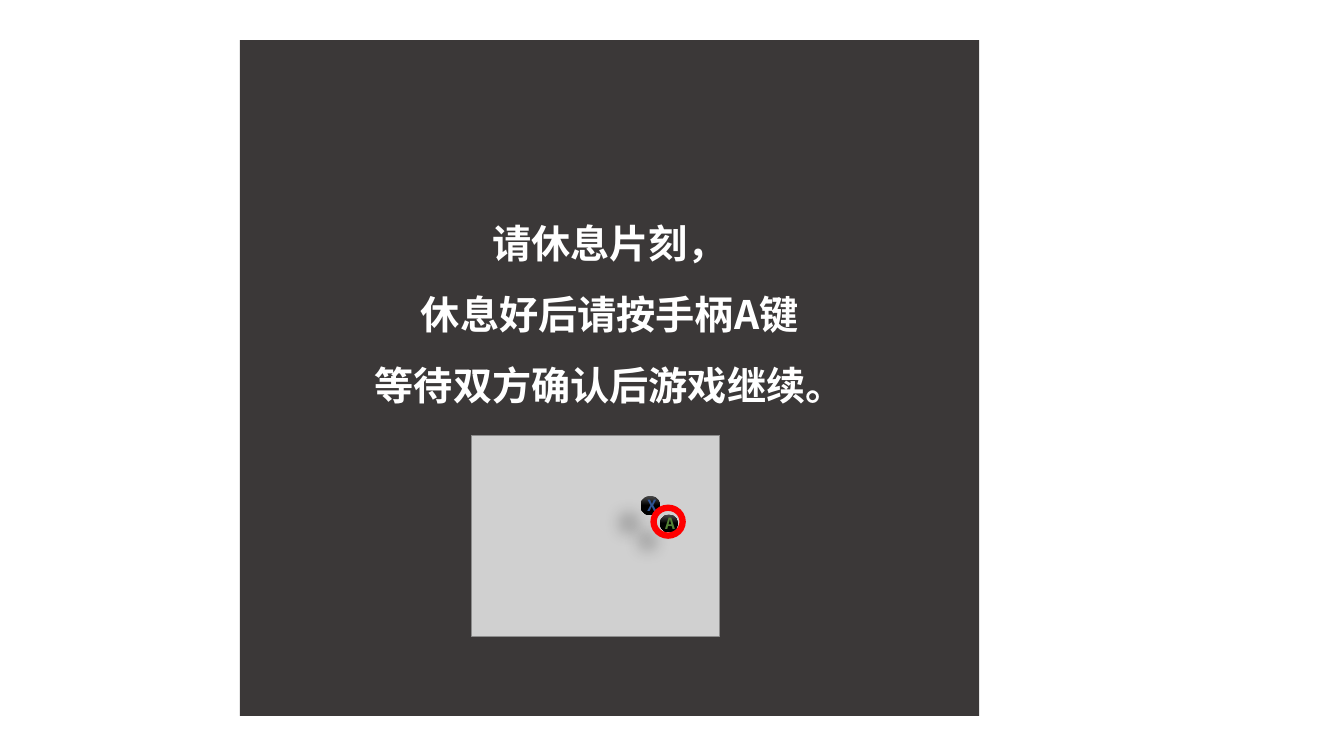
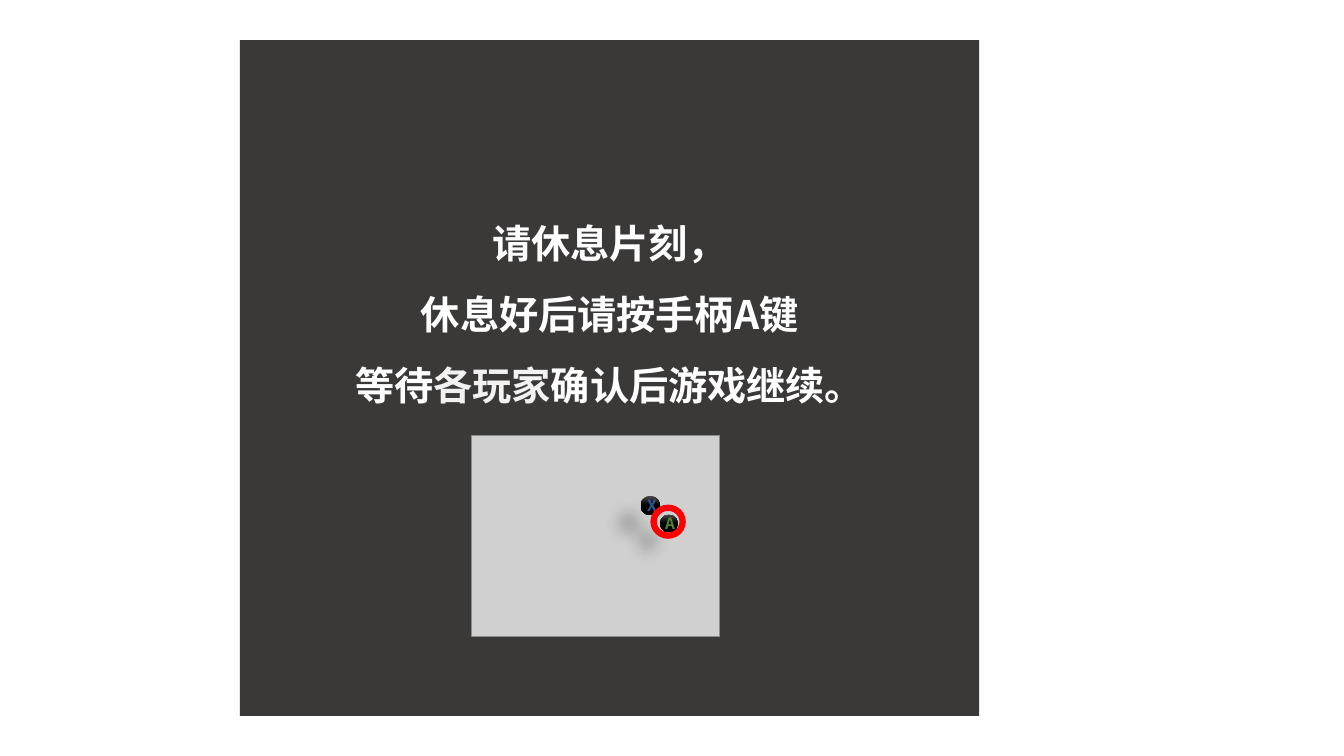
Before and after one commit to ChenyaGu/imagineWeCooperation, a slide deck: slide 8 of pictures/introduction.pptx (slide 5 before the commit). Drawn at 1344x756 pixels with LibreOffice and Linux fonts; fonts in the diff are those of the drawing; grey boxes stand for pictures. Boxes give left, top, right and bottom in pixels: in the first picture for what was removed or moved away, otherwise in the second. Text is boxed around its words. In the diff, an @@ line names an element or a change of style, - is before the commit and + after.

```diff
--- a/pictures/introduction.pptx
+++ b/pictures/introduction.pptx
@@ text in rectangle at (355, 366, 864, 404): text changed @@
-        等待双方确认后游戏继续。
+        等待各玩家确认后游戏继续。
```
Also in this commit, not shown: 3 other slides changed, 3 slides added, 2 slides removed, 10 other files.
